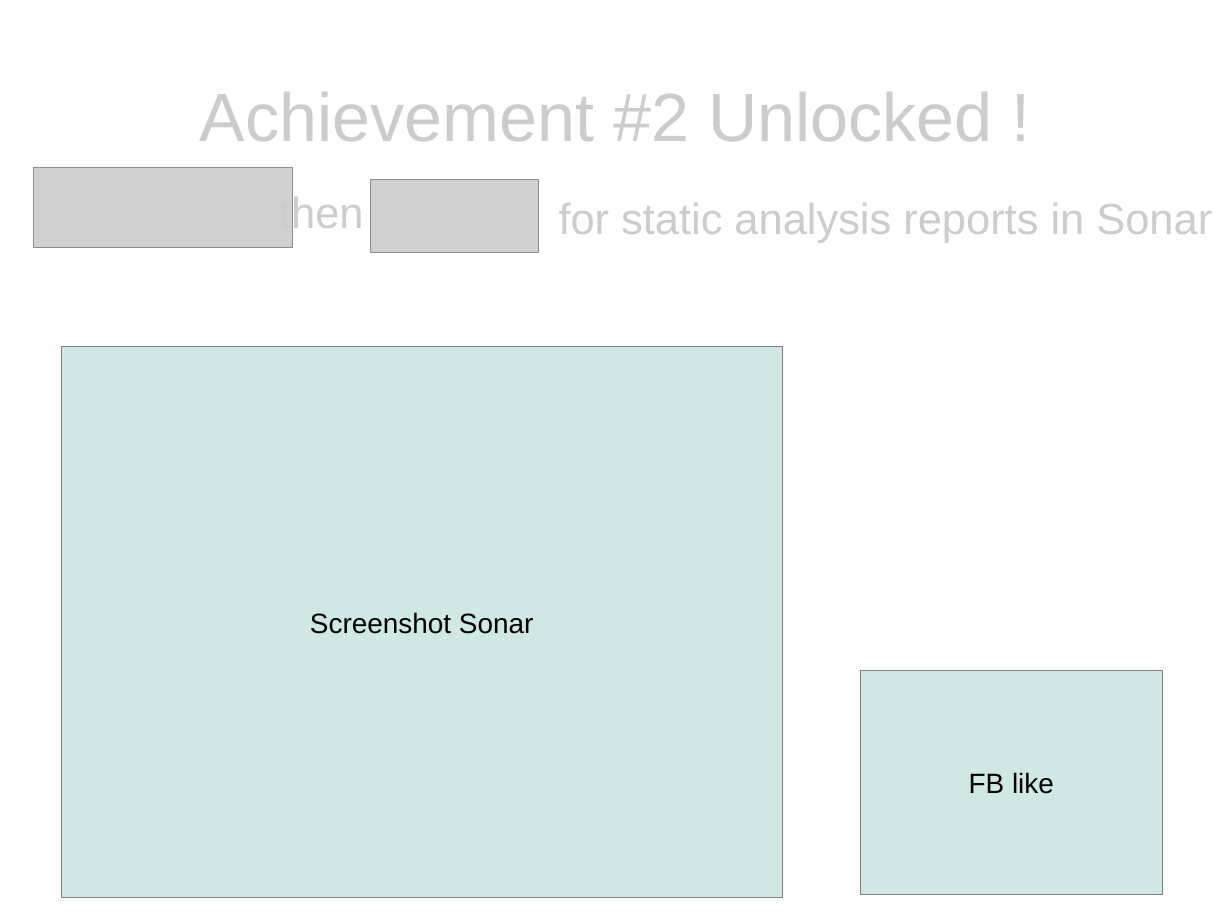
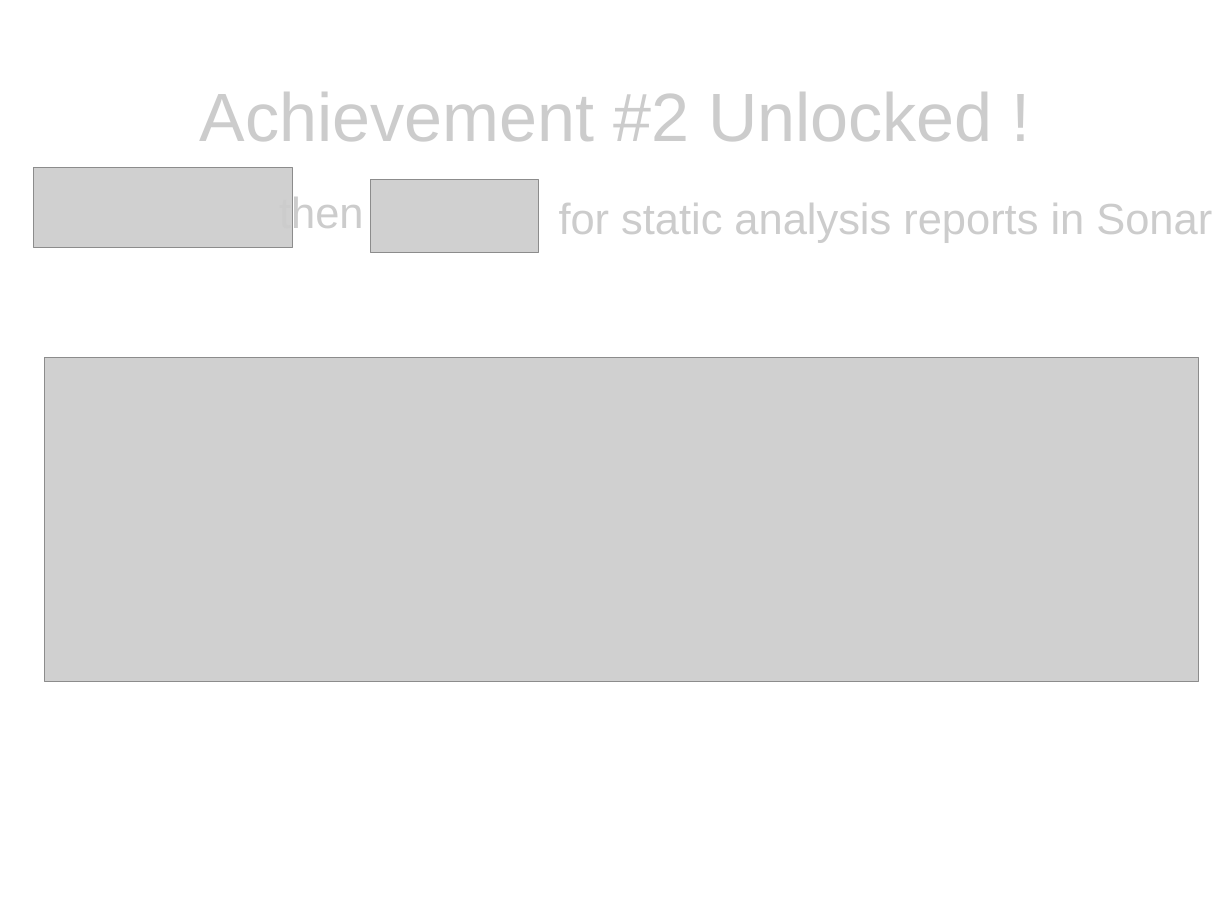
Before and after one commit to eclipse/recommenders, a slide deck: slide 10 of presentation/presentation.odp. Drawn at 1232x924 pixels with LibreOffice and Linux fonts; fonts in the diff are those of the drawing; grey boxes stand for pictures. Boxes give left, top, right and bottom in pixels: in the first picture for what was removed or moved away, otherwise in the second. Text is boxed around its words. In the diff, an @@ line names an element or a change of style, - is before the commit and + after.

```diff
--- a/presentation/presentation.odp
+++ b/presentation/presentation.odp
@@ picture added at [45, 358, 1198, 682] @@
@@ rectangle removed at [61, 347, 783, 898] @@
-Screenshot Sonar
@@ rectangle removed at [861, 671, 1163, 894] @@
-FB like
```
Also in this commit, not shown: 5 other slides changed, 11 other files.
